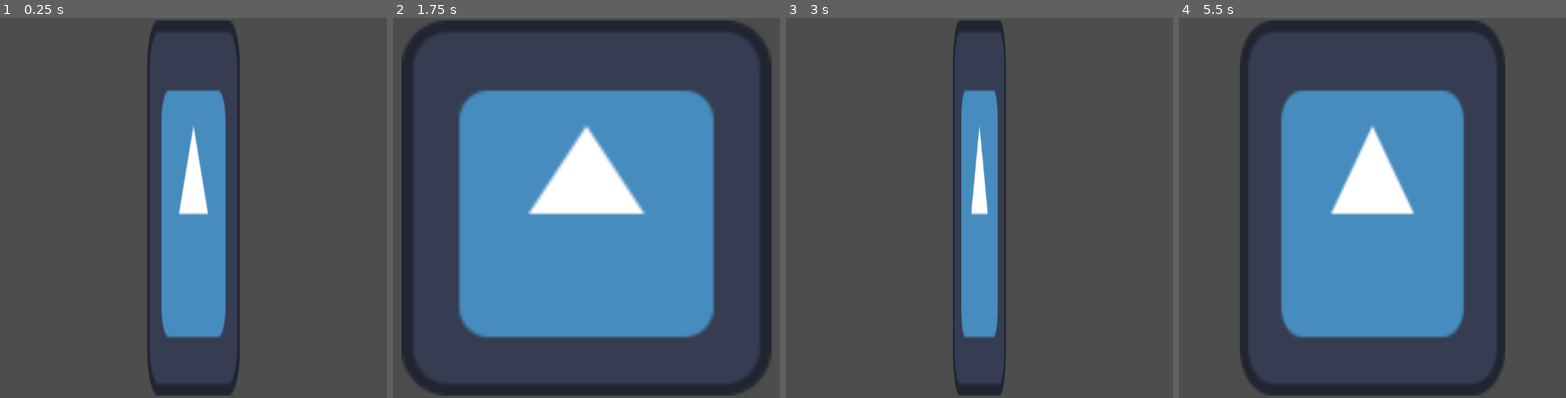
Above: before the commit, frames 1-4 (left to right).
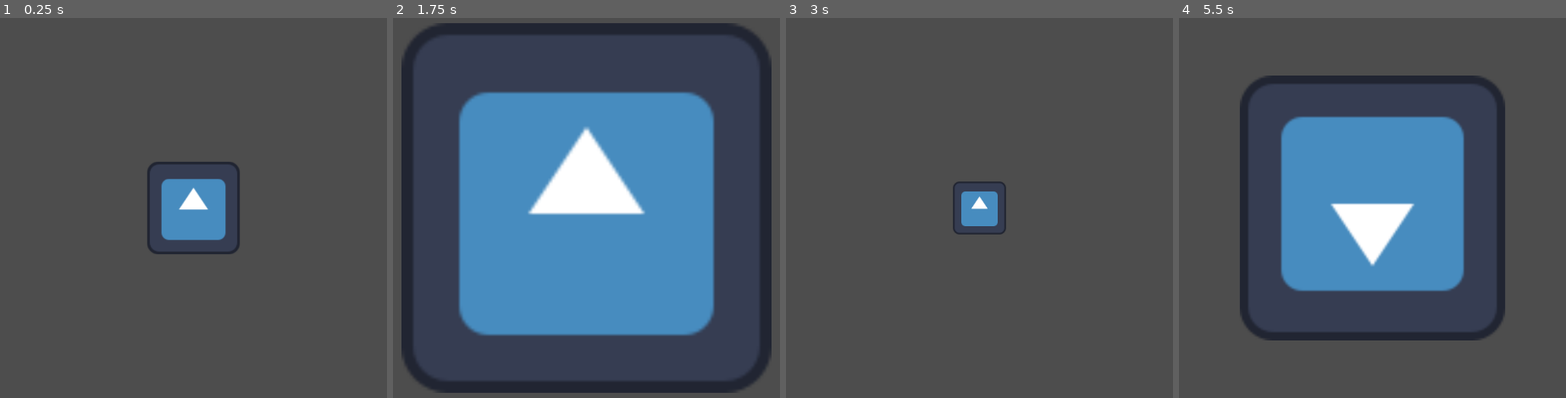
Above: after the commit, the same moments.

Repository: Cuckhands/pong-shaders
Game: Godot game, scene res://LESSONS/1. Basics/iv. Vertex/vertex.tscn
Two runs of this game, one before a commit and one after it. Both use one fixed random seed, a clock stepped at 60 frames per second and the inputs below. The project has no main scene, so this scene is started directly. The engine's default icon, where the game draws it, is replaced by a stand-in: a white triangle on a blue panel in a dark square.
Inputs (mouse positions are in pixels of both pictures, inside the frame that each line leads up to):
- Up to frame 1 (0.25 s): no input
- Up to frame 2 (1.75 s): move the mouse to (733, 189) at 0.52 s; move the mouse to (451, 227) at 1.27 s
- Up to frame 3 (3 s): move the mouse to (1045, 124) at 2.02 s; move the mouse to (944, 284) at 2.77 s
- Up to frame 4 (5.5 s): move the mouse to (outside the picture) at 3.52 s; move the mouse to (outside the picture) at 4.27 s; move the mouse to (1407, 208) at 5.02 s

The runs differ from the first frame. In frame 1, 11% of the frame differs, in the area x 38-62%, y 0-100%; in frame 2, 2.7%; in frame 3, 7.3%; in frame 4, 21%, in the area x 15-85%, y 0-100%.

Commit message:
Solve Lesson 1.5 Variables check

Diff:
--- a/LESSONS/1. Basics/iv. Vertex/vertex.tres
+++ b/LESSONS/1. Basics/iv. Vertex/vertex.tres
@@ -63,4 +63,4 @@
 nodes/vertex/10/position = Vector2(-300, 100)
 nodes/vertex/11/node = SubResource("VisualShaderNodeVectorCompose_70nkb")
 nodes/vertex/11/position = Vector2(-40, 240)
-nodes/vertex/connections = PackedInt32Array(2, 0, 3, 1, 5, 2, 2, 0, 5, 0, 4, 0, 6, 0, 3, 0, 7, 0, 8, 0, 10, 0, 9, 0, 11, 0, 9, 1, 9, 0, 0, 0, 8, 0, 11, 0)
+nodes/vertex/connections = PackedInt32Array(2, 0, 3, 1, 5, 2, 2, 0, 5, 0, 4, 0, 6, 0, 3, 0, 7, 0, 8, 0, 10, 0, 9, 0, 11, 0, 9, 1, 9, 0, 0, 0, 8, 0, 11, 1, 8, 0, 11, 0)
--- /dev/null
+++ b/LESSONS/1. Basics/v. Variables/variables.gd
@@ -0,0 +1,16 @@
+extends Node2D
+@onready var sprite_2d: Sprite2D = $Sprite2D
+
+# Called when the node enters the scene tree for the first time.
+func _ready() -> void:
+	#$Sprite2D.material.set_shader_parameter('myColor', Color.ANTIQUE_WHITE)
+	var tween := create_tween()
+	tween.tween_property($Sprite2D.material, "shader_parameter/Offset", Vector2(64.0, 0), 1)
+	tween.tween_property($Sprite2D.material, "shader_parameter/Offset", Vector2(0, 0), 1)
+	tween.tween_property($Sprite2D.material, "shader_parameter/CircleRadius", 0.1, 1)
+	tween.tween_property($Sprite2D.material, "shader_parameter/CircleRadius", 0.5, 1)
+	tween.set_loops(INF)
+
+# Called every frame. 'delta' is the elapsed time since the previous frame.
+func _process(delta: float) -> void:
+	pass
--- /dev/null
+++ b/LESSONS/1. Basics/v. Variables/variables.tres
@@ -0,0 +1,50 @@
+[gd_resource type="VisualShader" format=3 uid="uid://bedx5ktsd5xy0"]
+
+[sub_resource type="VisualShaderNodeFloatParameter" id="VisualShaderNodeFloatParameter_avflk"]
+parameter_name = "CircleRadius"
+hint = 1
+min = 0.1
+max = 0.5
+default_value_enabled = true
+default_value = 0.5
+
+[sub_resource type="VisualShaderNodeInput" id="VisualShaderNodeInput_t7824"]
+input_name = "uv"
+
+[sub_resource type="VisualShaderNodeVectorDistance" id="VisualShaderNodeVectorDistance_cmose"]
+default_input_values = [0, Vector2(0, 0), 1, Vector2(0.5, 0.5)]
+op_type = 0
+
+[sub_resource type="VisualShaderNodeStep" id="VisualShaderNodeStep_58s8u"]
+default_input_values = [0, 0.5, 1, 0.5]
+
+[sub_resource type="VisualShaderNodeVec2Parameter" id="VisualShaderNodeVec2Parameter_avflk"]
+parameter_name = "Offset"
+default_value_enabled = true
+
+[sub_resource type="VisualShaderNodeVectorOp" id="VisualShaderNodeVectorOp_rosg6"]
+default_input_values = [0, Vector2(0, 0), 1, Vector2(1, 1)]
+op_type = 0
+
+[sub_resource type="VisualShaderNodeInput" id="VisualShaderNodeInput_cmose"]
+input_name = "vertex"
+
+[resource]
+mode = 1
+flags/light_only = false
+nodes/vertex/2/node = SubResource("VisualShaderNodeVec2Parameter_avflk")
+nodes/vertex/2/position = Vector2(-240, 200)
+nodes/vertex/3/node = SubResource("VisualShaderNodeVectorOp_rosg6")
+nodes/vertex/3/position = Vector2(140, 180)
+nodes/vertex/4/node = SubResource("VisualShaderNodeInput_cmose")
+nodes/vertex/4/position = Vector2(-220, 100)
+nodes/vertex/connections = PackedInt32Array(3, 0, 0, 0, 2, 0, 3, 1, 4, 0, 3, 0)
+nodes/fragment/5/node = SubResource("VisualShaderNodeInput_t7824")
+nodes/fragment/5/position = Vector2(-500, 200)
+nodes/fragment/6/node = SubResource("VisualShaderNodeVectorDistance_cmose")
+nodes/fragment/6/position = Vector2(-100, 220)
+nodes/fragment/9/node = SubResource("VisualShaderNodeStep_58s8u")
+nodes/fragment/9/position = Vector2(140, 220)
+nodes/fragment/13/node = SubResource("VisualShaderNodeFloatParameter_avflk")
+nodes/fragment/13/position = Vector2(-240, 440)
+nodes/fragment/connections = PackedInt32Array(5, 0, 6, 0, 9, 0, 0, 1, 6, 0, 9, 0, 13, 0, 9, 1)
--- /dev/null
+++ b/LESSONS/1. Basics/v. Variables/variables.tscn
@@ -0,0 +1,21 @@
+[gd_scene format=3 uid="uid://7kavdpabf6nl"]
+
+[ext_resource type="Script" uid="uid://qe05cgdu376d" path="res://LESSONS/1. Basics/v. Variables/variables.gd" id="1_jwfqk"]
+[ext_resource type="Shader" uid="uid://bedx5ktsd5xy0" path="res://LESSONS/1. Basics/v. Variables/variables.tres" id="2_icjgh"]
+[ext_resource type="Texture2D" uid="uid://s8014gxv15q7" path="res://sprites/icon.svg" id="2_teioh"]
+
+[sub_resource type="ShaderMaterial" id="ShaderMaterial_1urw2"]
+shader = ExtResource("2_icjgh")
+shader_parameter/Offset = Vector2(0, 0)
+shader_parameter/CircleRadius = 0.5
+
+[node name="FragmentBasics" type="Node2D" unique_id=48507044]
+script = ExtResource("1_jwfqk")
+
+[node name="Sprite2D" type="Sprite2D" parent="." unique_id=1878235800]
+material = SubResource("ShaderMaterial_1urw2")
+texture = ExtResource("2_teioh")
+
+[node name="Camera2D" type="Camera2D" parent="Sprite2D" unique_id=1046727136]
+visible = false
+zoom = Vector2(5, 5)
Not shown, added: LESSONS/1. Basics/v. Variables/variables.gd.uid
